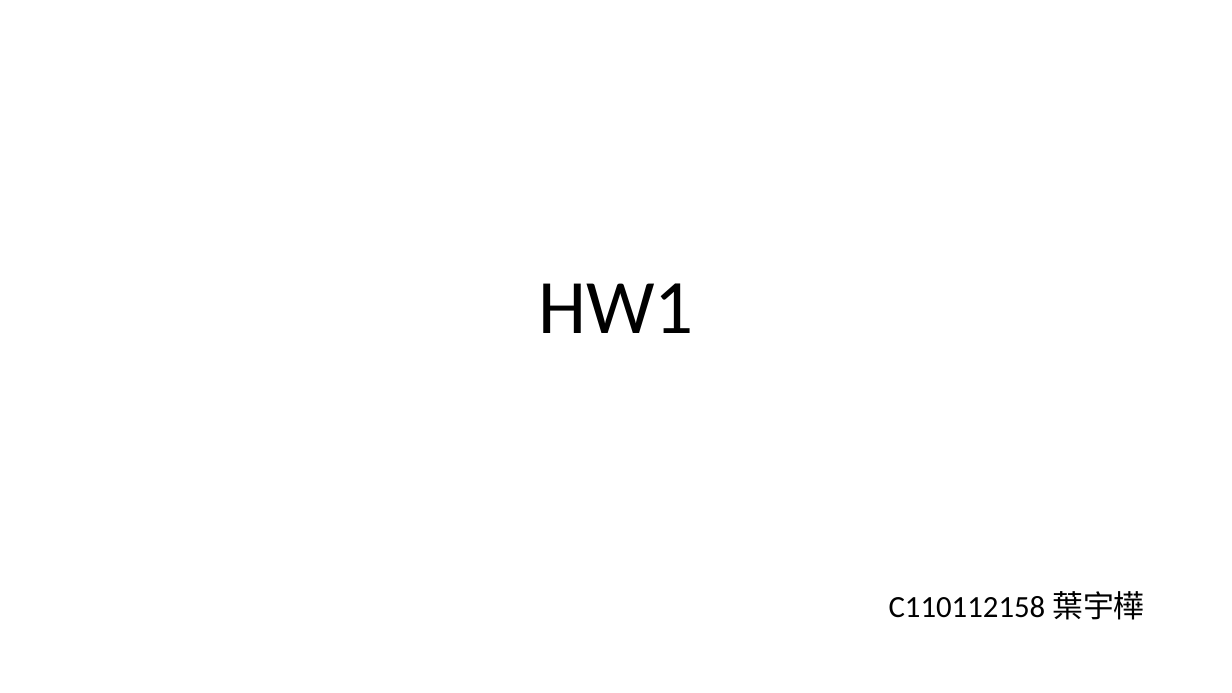
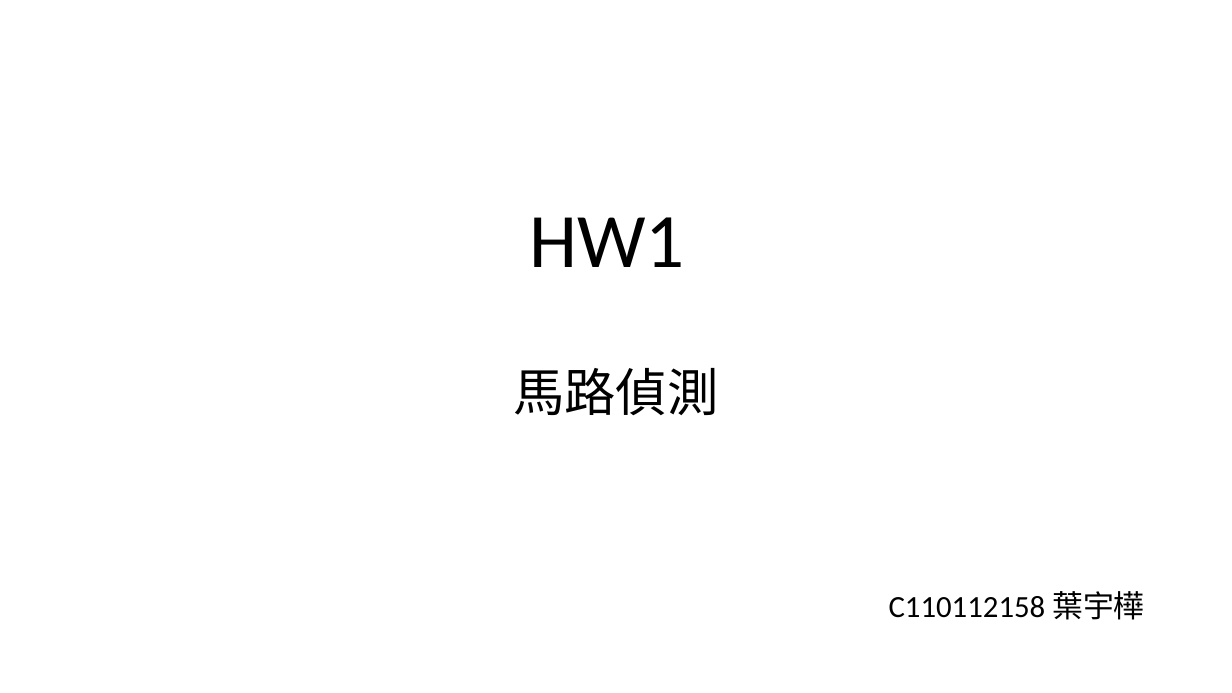
Before and after one commit to Koukya/image_processing_HW1, a slide deck: slide 1 of HW1.pptx. Drawn at 1232x693 pixels with LibreOffice and Linux fonts; fonts in the diff are those of the drawing. Boxes give left, top, right and bottom in pixels: in the first picture for what was removed or moved away, otherwise in the second. Text is boxed around its words. In the diff, an @@ line names an element or a change of style, - is before the commit and + after.

```diff
--- a/HW1.pptx
+++ b/HW1.pptx
@@ title at <box>513,217,718,415</box>: text changed; size 60 to 40 pt; font Calibri to Noto Sans CJK SC @@
-HW1
+HW1
+馬路偵測
```
